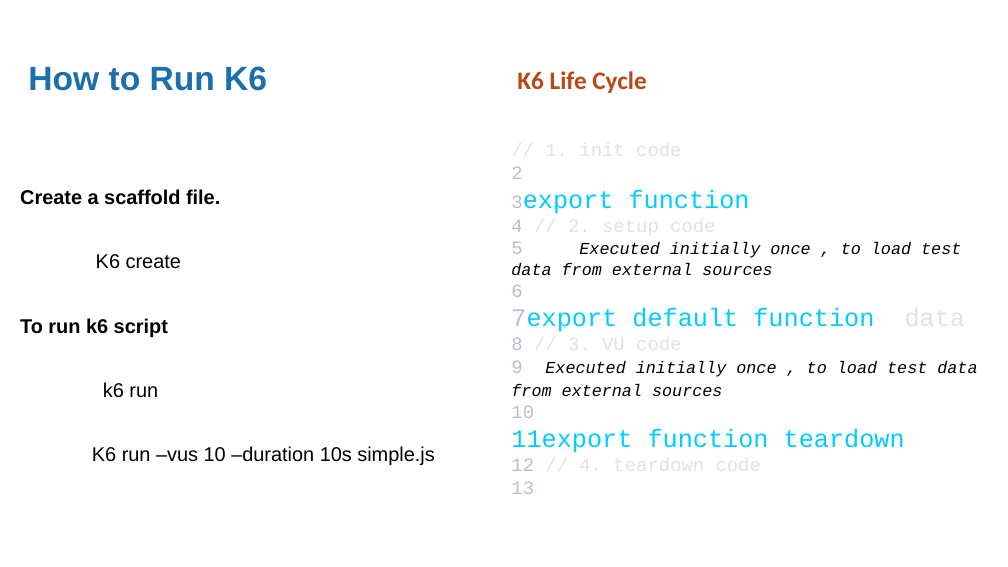
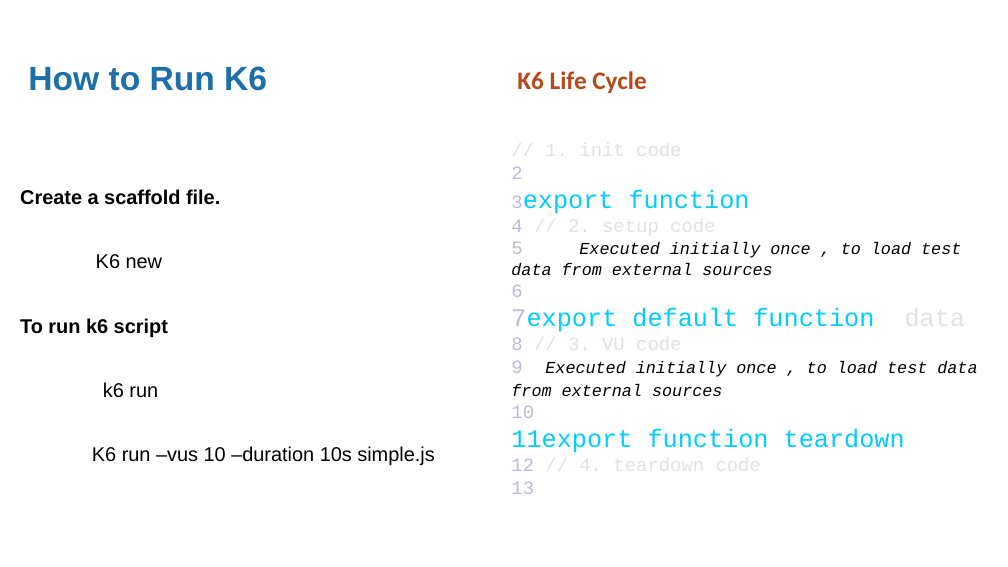
Before and after one commit to sreelakshminarayanan/k6-primer, a slide deck: slide 3 of K6 Performance Testing.pptx. Drawn at 1008x567 pixels with LibreOffice and Linux fonts; fonts in the diff are those of the drawing. Boxes give left, top, right and bottom in pixels: in the first picture for what was removed or moved away, otherwise in the second. Text is boxed around its words. In the diff, an @@ line names an element or a change of style, - is before the commit and + after.

```diff
--- a/K6 Performance Testing.pptx
+++ b/K6 Performance Testing.pptx
@@ text at [96,254,163,269]: text changed @@
-K6 create
+K6 new
```
Also in this commit, not shown: 1 other slide changed, 1 slide added.
